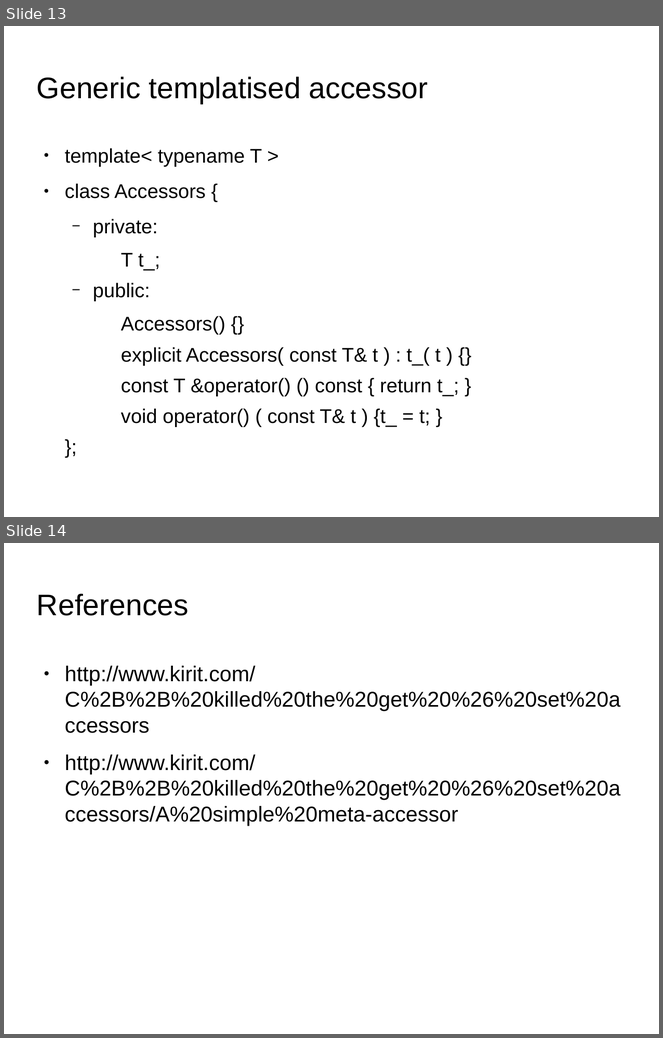
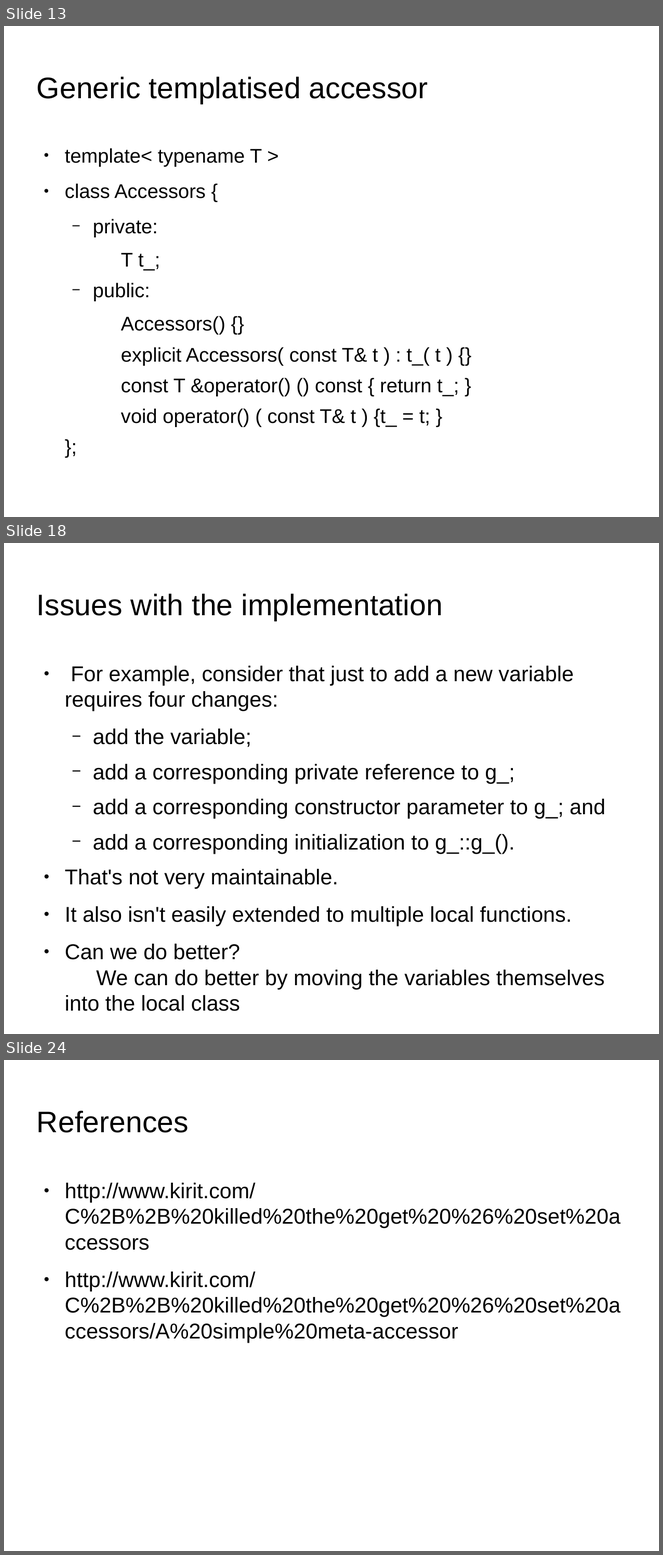
Before and after one commit to kks32/cpp-software-development, a slide deck: Ex15_Functors/Ex15_Functors.odp. Shown one above the other, each under a label of ours: slides 13 and 14 before the commit, slides 13, 18 and 24 after it; the slides between them are not shown. The pictures are 663x1038 and 663x1555 pixels, drawn with LibreOffice and Linux fonts; fonts in the diff are those of the drawing; background and template pictures are left out. Boxes give left, top, right and bottom in pixels: in the first picture for what was removed or moved away, otherwise in the second. Text is boxed around its words. In the diff, an @@ line names an element or a change of style, - is before the commit and + after.

Commit message:
Ex15 functors, std::functions

```diff
--- a/Ex15_Functors/Ex15_Functors.odp
+++ b/Ex15_Functors/Ex15_Functors.odp
@@ slide 18 added at (4,543,659,1034), background picture (left out) @@
@@ title added at (37,593,443,621), 36 pt, text #000000 @@
+Issues with the implementation
@@ text added at (65,666,606,1012), 26 pt, text #000000 @@
+● For example, consider that just to add a new variable requires four changes:
+  − add the variable;
+  − add a corresponding private reference to g_;
+  − add a corresponding constructor parameter to g_; and
+  − add a corresponding initialization to g_::g_().
+● That's not very maintainable.
+● It also isn't easily extended to multiple local functions.
+● Can we do better?
+  We can do better by moving the variables themselves into the local class
@@ what was slide 14 is now slide 24 @@
```
Also in this commit, not shown: 9 other slides added, 2 other files.
